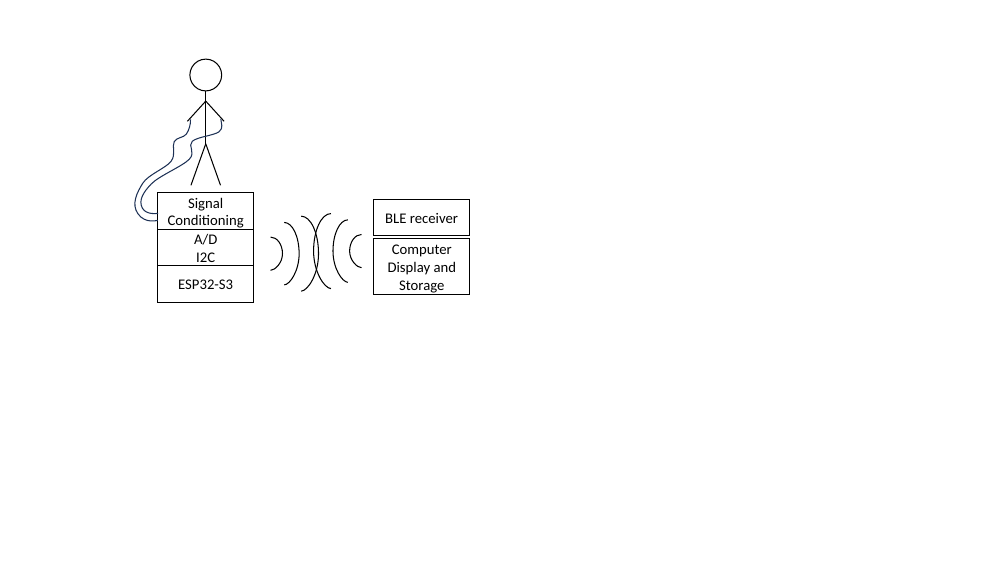
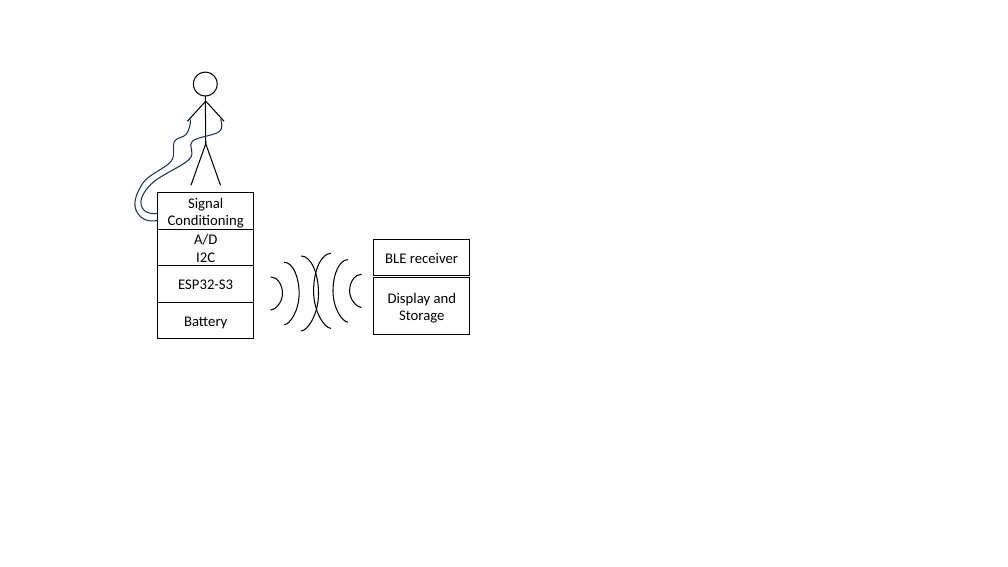
Before and after one commit to uutzinger/BioMedicalSensorBoard, a slide deck: slide 1 of Concept.pptx. Drawn at 1008x567 pixels with LibreOffice and Linux fonts; fonts in the diff are those of the drawing. Boxes give left, top, right and bottom in pixels: in the first picture for what was removed or moved away, otherwise in the second. Text is boxed around its words. In the diff, an @@ line names an element or a change of style, - is before the commit and + after.

```diff
--- a/Concept.pptx
+++ b/Concept.pptx
@@ ellipse resized from (x1=190, y1=59, x2=222, y2=91) to (x1=194, y1=72, x2=218, y2=96) @@
@@ line moved from (206, 91) - (206, 91) to (206, 96) - (206, 96) @@
@@ line moved from (206, 91) - (206, 144) to (206, 96) - (206, 144) @@
@@ 6 freeform shapes, 2 rectangles moved together from (x1=271, y1=200, x2=470, y2=295) to (x1=271, y1=239, x2=470, y2=335) @@
@@ text in rectangle at (x1=392, y1=244, x2=452, y2=257): paragraph removed @@
-Computer
@@ rectangle added at (x1=158, y1=302, x2=254, y2=339), outline #000000 1 pt, 14 pt, text #000000 @@
+Battery
```
Also in this commit, not shown: 1 other file.
